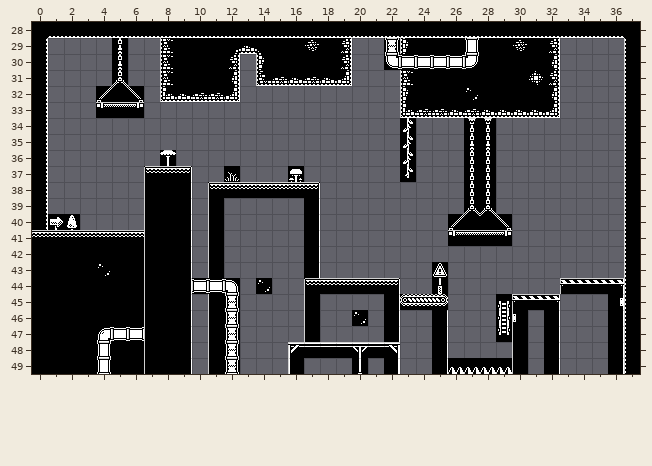
A Tiled map gets an edit: src/res/Tilemaps/Tilemap_Test.tmx. Above is the file before it was changed.
Cells are 16x16 px. Shown: x 0..37, y 28..49.
The result:
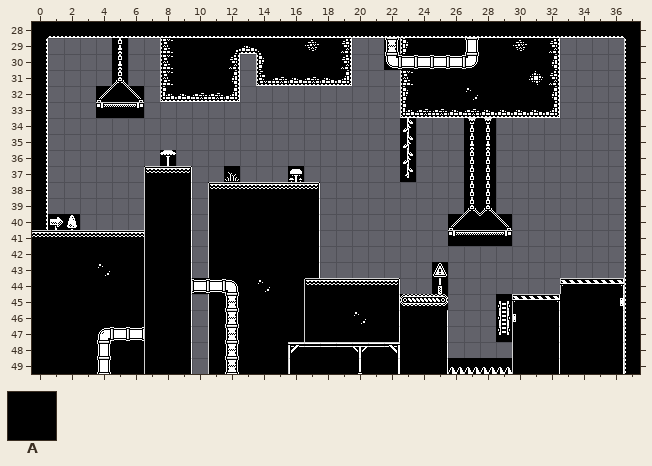
Key: from "Tileset1": A 0.
_ is an empty cell.
Difference:
Layer "Far Tile Layer":
y 39..43: x 12..16 _____ -> AAAAA
y 44: x 13 _ -> A; x 15..16 __ -> AA
y 45: x 13..16 ____ -> AAAA; x 18..21 ____ -> AAAA; x 33..35 ___ -> AAA
y 46: x 13..16 ____ -> AAAA; x 18..19 __ -> AA; x 21 _ -> A; x 23..24 __ -> AA; x 31 _ -> A; x 33..35 ___ -> AAA
y 47: x 13..16 ____ -> AAAA; x 18..21 ____ -> AAAA; x 23..24 __ -> AA; x 31 _ -> A; x 33..35 ___ -> AAA
y 48: x 13..15 ___ -> AAA; x 23..24 __ -> AA; x 31 _ -> A; x 33..35 ___ -> AAA
y 49: x 13..15 ___ -> AAA; x 17..19 ___ -> AAA; x 21 _ -> A; x 23..24 __ -> AA; x 31 _ -> A; x 33..35 ___ -> AAA
Changed places in both pictures, as pixel boxes (x1, y1, x2, y2):
added: (224, 198, 304, 374)
added: (320, 294, 384, 342)
added: (560, 294, 608, 374)
added: (400, 310, 432, 374)
added: (528, 310, 544, 374)
added: (304, 358, 352, 374)
added: (368, 358, 384, 374)
